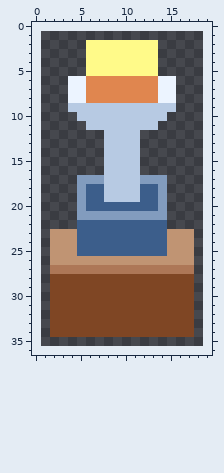
Edited in one commit: pixel-art file (dist/static/assets/aseprite/turret.aseprite). This is how it looked before the edit.
18x35 pixels, 1 frame. The old version is drawn lined up with the new one, on the new canvas.
New version:
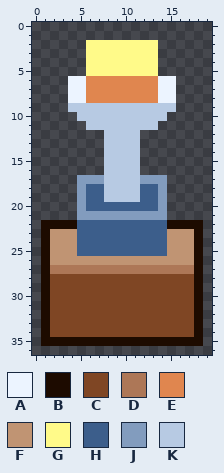
Palette (. is transparent): A #ecf4ff  B #1d0b00  C #7f4624  D #ad7757  E #e0864f  F #c09473  G #fffa89  H #3c5e8b  J #829cbe  K #b7cae3
Changes in this commit:
canvas 18x35 -> 20x37, the old top-left corner now at 1,1
Changed rows in their new state; - is an unchanged pixel.
first column x 1:
22 BBBB----------BBBB
23 B----------------B
24 B----------------B
25 B----------------B
26 B----------------B
27 B----------------B
28 B----------------B
29 B----------------B
30 B----------------B
31 B----------------B
32 B----------------B
33 B----------------B
34 B----------------B
35 BBBBBBBBBBBBBBBBBB
